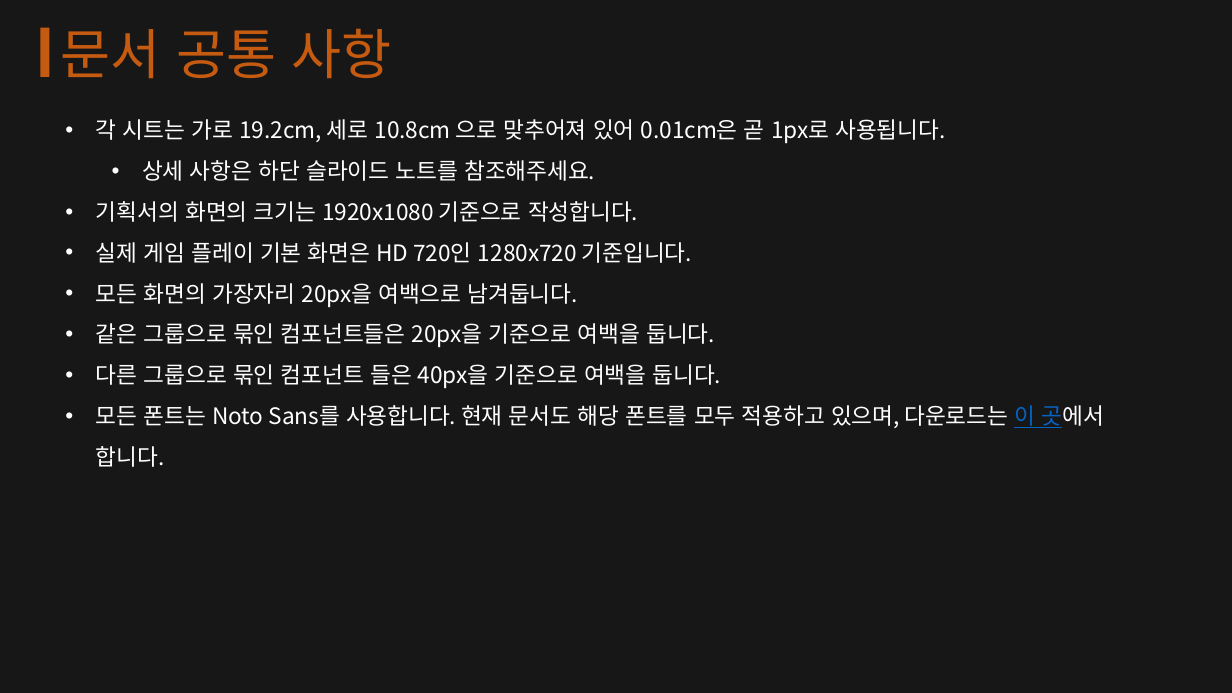
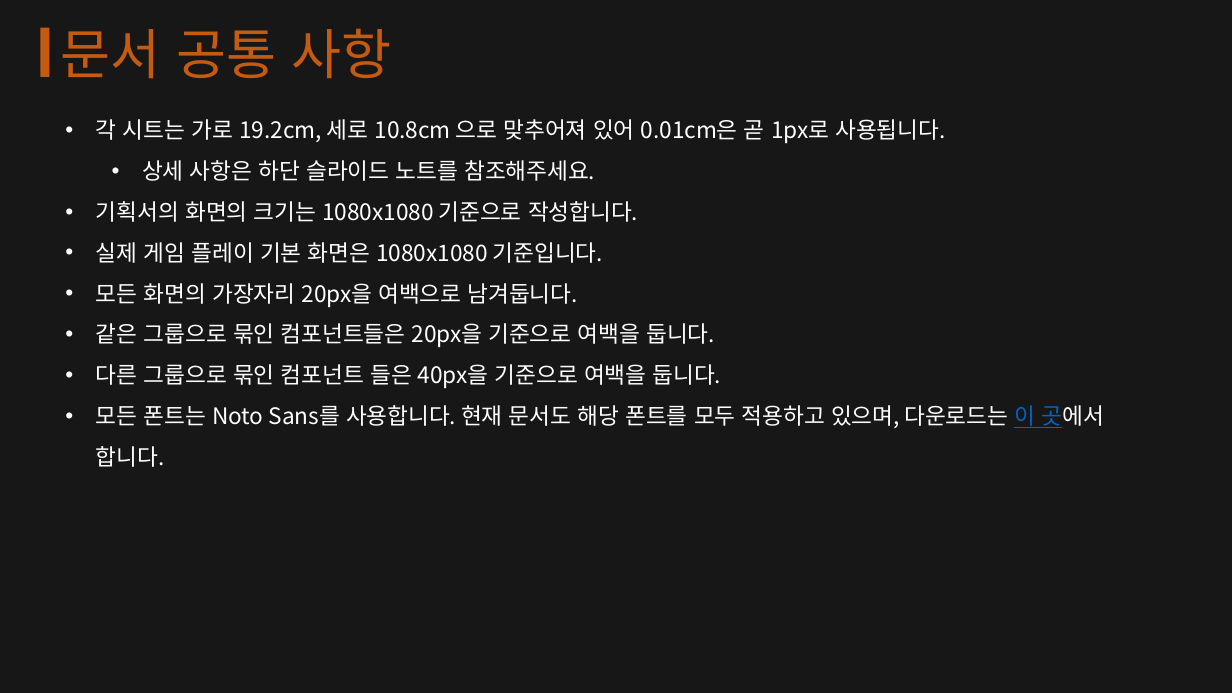
Before and after one commit to Sero-Github/ProjectP, a slide deck: slide 3 of Game Design Documents/UXUI/InGame_SYSTEM_LOCALE.pptm. Drawn at 1232x693 pixels with LibreOffice and Linux fonts; fonts in the diff are those of the drawing. Boxes give left, top, right and bottom in pixels: in the first picture for what was removed or moved away, otherwise in the second. Text is boxed around its words. In the diff, an @@ line names an element or a change of style, - is before the commit and + after.

Commit message:
[UI/UX] 1080x1080 기준으로 변경

```diff
--- a/Game Design Documents/UXUI/InGame_SYSTEM_LOCALE.pptm
+++ b/Game Design Documents/UXUI/InGame_SYSTEM_LOCALE.pptm
@@ text at bbox=[96, 201, 638, 263]: text changed @@
-• 기획서의 화면의 크기는 1920x1080 기준으로 작성합니다.
-• 실제 게임 플레이 기본 화면은 HD 720인 1280x720 기준입니다.
+• 기획서의 화면의 크기는 1080x1080 기준으로 작성합니다.
+• 실제 게임 플레이 기본 화면은 1080x1080 기준입니다.
```
Also in this commit, not shown: 3 other slides changed, 1 slide added.
